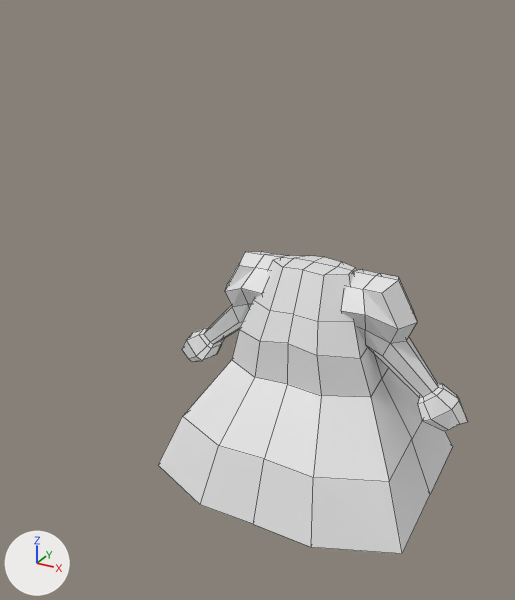
Renders of the Blender file Witch/Witch Parts.blend from each side of a commit.
The view is the same before and after, from a 50 mm camera at (1.07, -2.43, 1.15) aimed at (-0.1, -0.32, 0.1). The axes (+X, +Y, +Z) are drawn at lower left. The lights are the same throughout. The picture after the commit comes second. Mesh edges are drawn as thin lines.

Objects in the first picture: 'Arm', 'Body'.
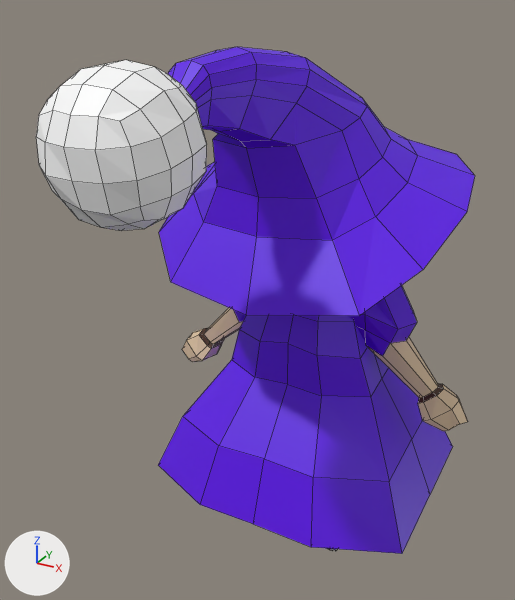
Commit message: finish witch model v1 + materials

The edits, one by one:
Material 'Clothes' (mat_clothes) is new.
Its base color is (0.11, 0.0, 0.803) (purple #5d00e7).
Material 'Skin' (mat_skin) is new.
Its base color is (0.8, 0.6, 0.391) (beige #e7cba8).
Material 'Bracelet' (mat_bracelet) is new.
Its base color is (0.0633, 0.0163, 0.00179) (brown #472206).
Material 'Ball' (mat_ball) is new.
Its base color is (1.0, 1.0, 1.0) (white #ffffff).
Material 'Shoes' (mat_shoes) is new.
Its base color is (0.0, 0.0, 0.0) (black #000000).
me_cube_002 has 46 vertices, 38 faces and spans x 0.0..2.29, y -2.17..2.17, z -3.16..0.71.
me_cube_002 gains material mat_clothes (purple #5d00e7).
me_cube_003 has 66 vertices, 64 faces and spans x -1.08..4.3, y -1.61..1.64, z -4.55..1.59.
me_cube_003 is used by ob_arm; location (0.252, 0.0, 0.0); scale (0.093, 0.093, 0.093).
me_cube_003 part 1: all 28 faces centred in x -0.98..1.38, y -1.43..1.43, z -1.11..1.45 switch from no material to mat_clothes (purple #5d00e7).
me_cube_003 part 2: 20 of the faces centred in x 2.39..4.0, y -0.8..0.58, z -4.42..-3.02 switch from no material to mat_skin (beige #e7cba8).
me_cube_003 part 3: 8 of the faces centred in x 1.14..2.05, y -0.67..0.52, z -2.3..-1.86 switch from no material to mat_skin (beige #e7cba8).
me_cube_003 part 4: all 8 faces centred in x 2.23..3.0, y -0.58..0.42, z -3.31..-2.81 switch from no material to mat_bracelet (brown #472206).
Mesh me_circle_002 is new.
It has 109 vertices, 108 faces and spans x -0.99..1.15, y -1.5..1.04, z -0.3..1.25.
It uses material mat_clothes (purple #5d00e7).
Mesh me_cube_010 is new.
It has 98 vertices, 96 faces and spans x -0.84..0.84, y -0.81..0.85, z -0.85..0.83.
It uses material mat_ball (white #ffffff).
Mesh me_cube_006 is new.
It has 126 vertices, 124 faces and spans x -2.44..2.07, y -2.01..2.68, z -4.62..5.18.
Faces by material slot: [46, 78].
It uses material mat_skin (beige #e7cba8).
It uses material mat_shoes (black #000000).
Object 'Base' (ob_base) is new; it shows me_circle_002.
Its location is (-0.018, -0.071, 0.483).
Its rotation in degrees is (13, 0, 0).
Its scale is (0.51, 0.51, 0.51).
Object 'Ball' (ob_ball) is new; it shows me_cube_010.
Its location is (-0.056, -1.062, 0.797).
Its rotation in degrees is (13, 0, 0).
Its scale is (0.237, 0.237, 0.237).
Object 'Leg' (ob_leg) is new; it shows me_cube_006.
Its location is (0.14, 0.0, -0.768).
Its scale is (-0.0887, -0.0887, -0.0887).
It gains a MIRROR modifier named 'Mirror'.
Modifier setting: use_clip = True.
Modifier setting: mirror_object = ob_body.

Location of each change, [x1, y1, x2, y2] in pixels of the pictures (515 x 600 px):
'Base', added (purple): after [159, 47, 475, 316]
'Body', recoloured (white to purple): [158, 315, 453, 554] in both
'Ball', added: after [36, 60, 207, 230]
'Leg', added (mostly hidden): after [327, 548, 337, 551]
part 1 of me_cube_003, recoloured (white to purple): before [225, 251, 417, 356]; after [234, 285, 417, 356]
part 2 of me_cube_003, recoloured: [182, 329, 468, 431] in both
part 3 of me_cube_003, recoloured: [204, 308, 438, 398] in both
part 4 of me_cube_003, recoloured: [199, 328, 444, 403] in both
